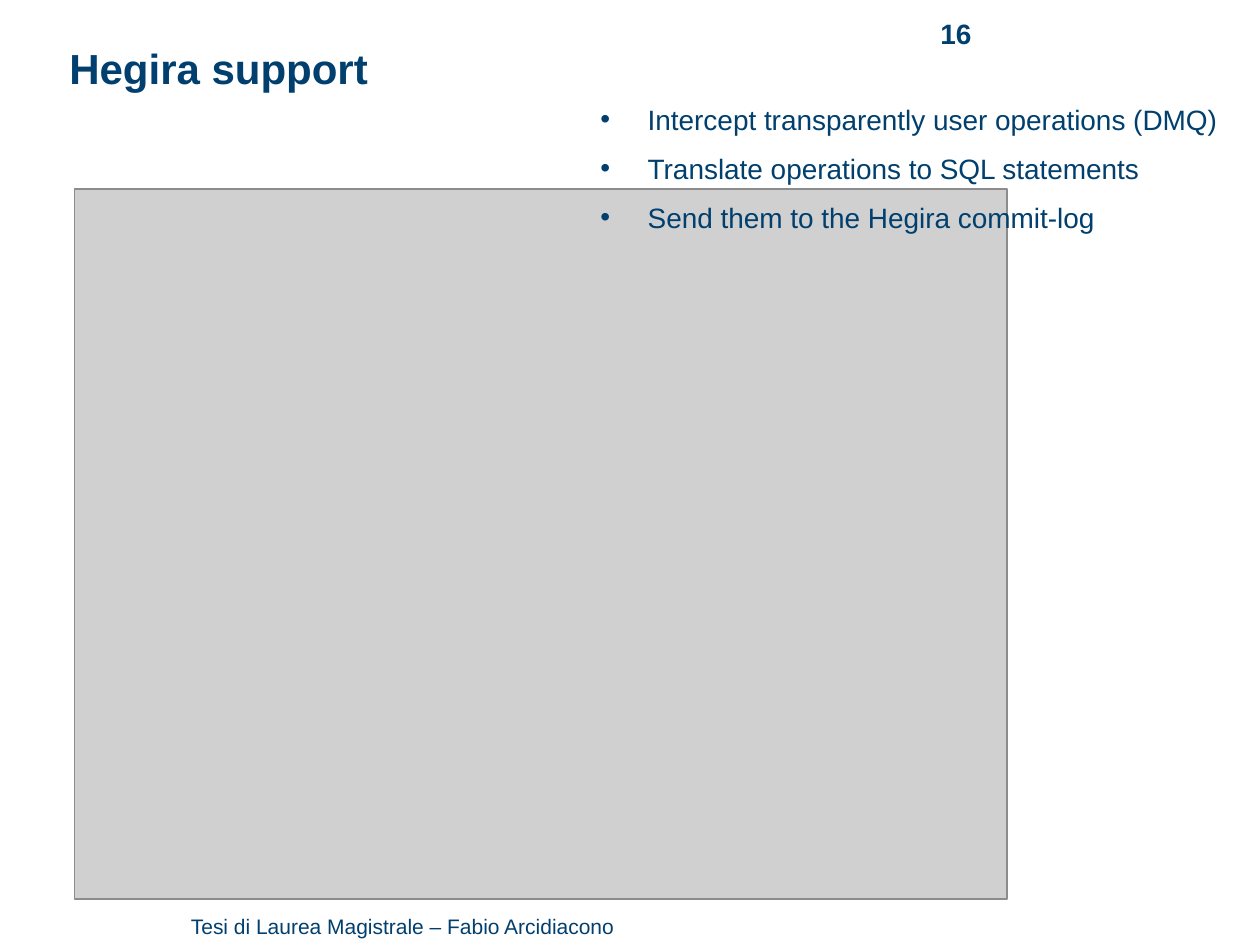
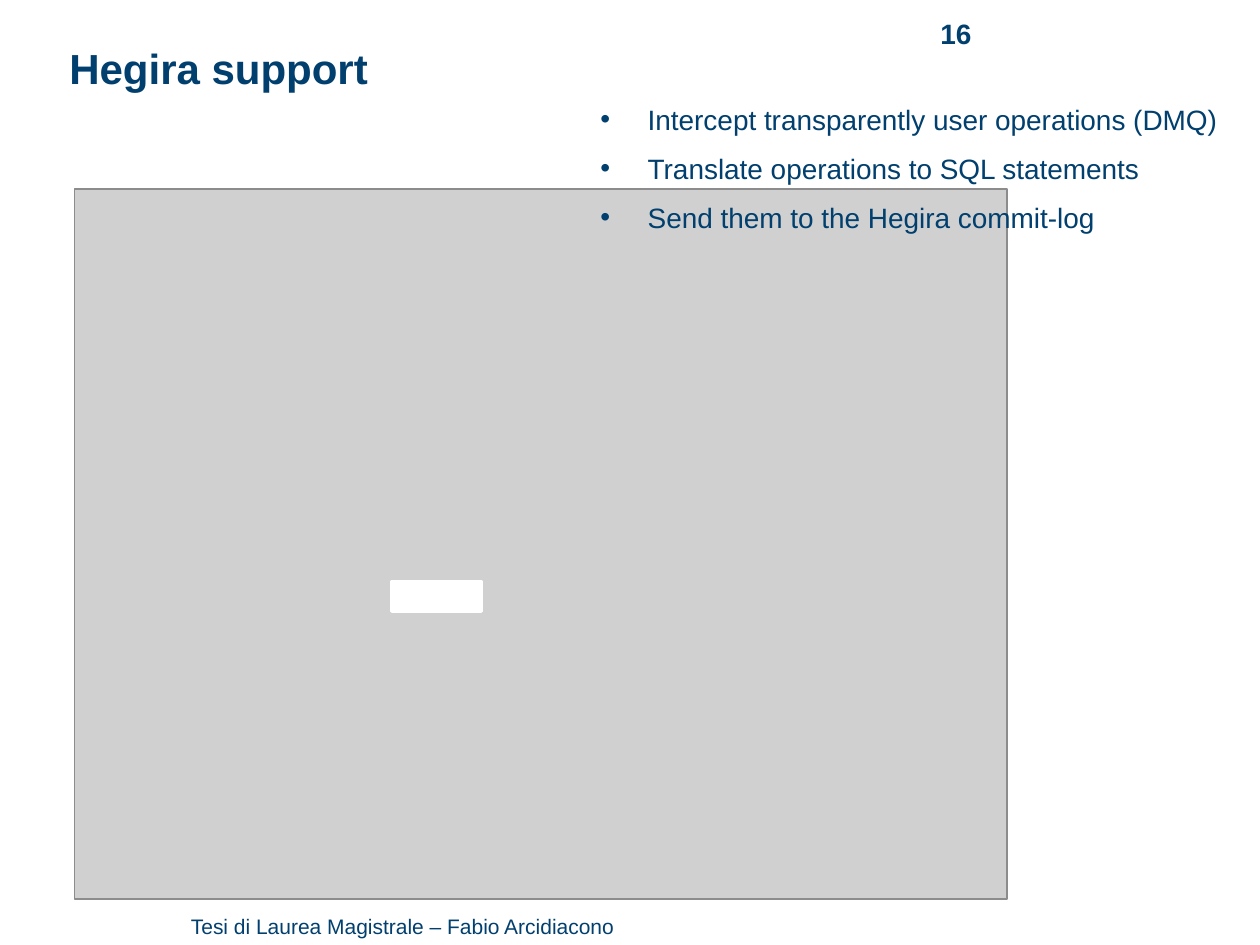
Before and after one commit to arci/thesis, a slide deck: slide 16 of presentation/ThesisPresentation.pptx. Drawn at 1260x945 pixels with LibreOffice and Linux fonts; fonts in the diff are those of the drawing; grey boxes stand for pictures; background and template pictures are left out. Boxes give left, top, right and bottom in pixels: in the first picture for what was removed or moved away, otherwise in the second. Text is boxed around its words. In the diff, an @@ line names an element or a change of style, - is before the commit and + after.

```diff
--- a/presentation/ThesisPresentation.pptx
+++ b/presentation/ThesisPresentation.pptx
@@ rectangle added at box(392, 582, 481, 612), fill #FFFFFF, outline #FFFFFF 2 pt @@
```
Also in this commit, not shown: 1 other slide changed, 2 other files.
